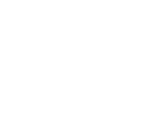
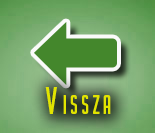
Before/after of a 155px x 133px layered artwork. What changed in the layer stack:
showed group "VISSZA" (9 layers) over bbox(0, 0, 155, 133)
showed group "BE" (1st of 6, in "VISSZA") (3 layers) over bbox(0, 0, 155, 133)
renamed "Foglalások BE" to "Vissza BE", painted on it over bbox(22, 87, 136, 114)
renamed "Vector Smart Object copy 3" to "Vector Smart Object copy 4", painted on it over bbox(34, 16, 117, 85)
showed "BE" (6th of 6) over bbox(0, 0, 155, 133)
